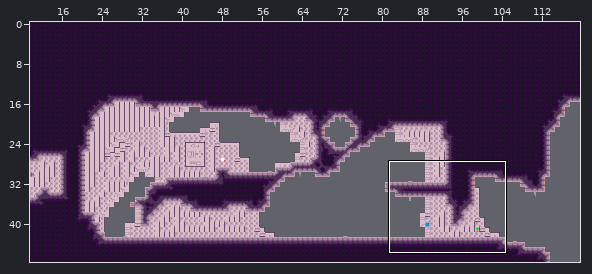
One commit to this Tiled map (JSON): assets/world/room/intro2.json. Above, an overview of the earlier version with the close-up marked.
Close-up. As it was:
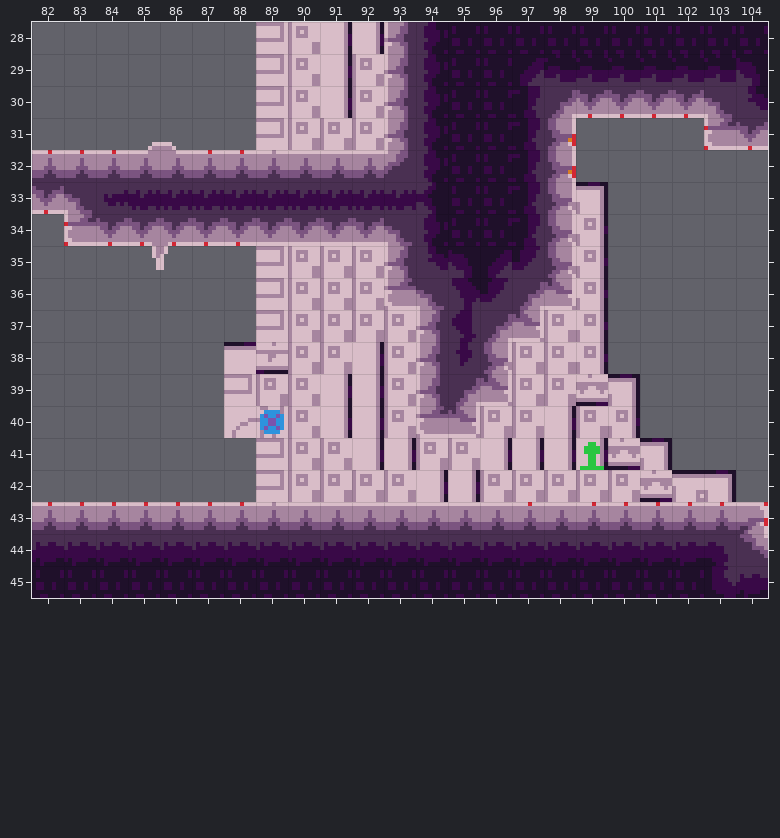
Cells are 8x8 px. Shown: x 82..104, y 28..45. The commit also changed other parts of the map, which this record leaves out.
Now the later version:
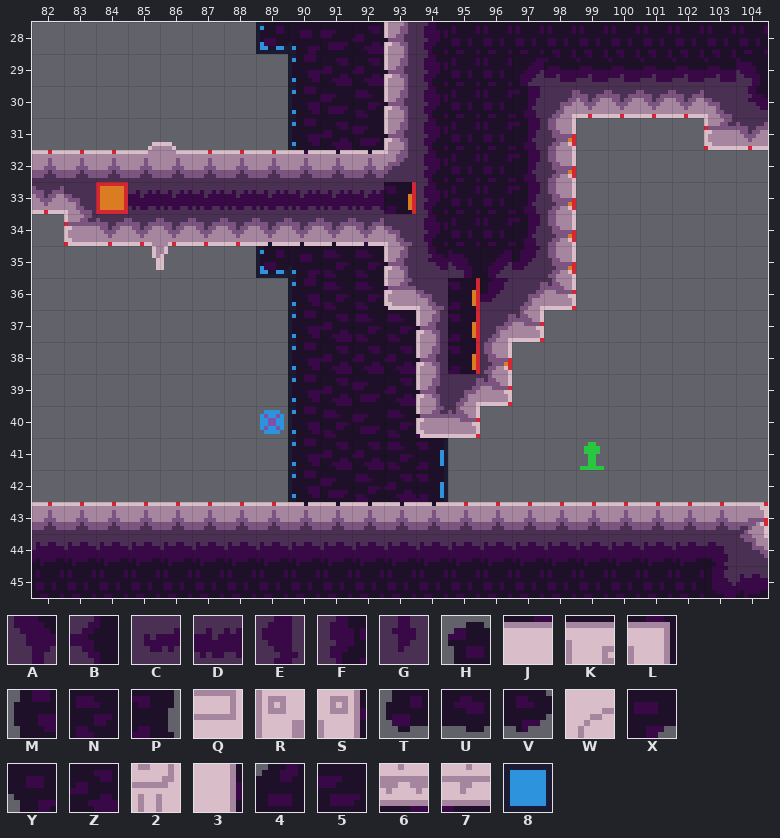
Key: from "stone": A 9, B 36, C 45, D 47, E 59, F 62, G 72; from "stone_bg_decal": H 0, J 4, K 5, L 6, M 13, N 14, P 15, Q 17, R 18, S 19, T 26, U 27, V 28, W 30, X 39, Y 40, Z 41, 2 44, 3 45, 4 53, 5 54, 6 56, 7 57; from "tools": 8 20.
_ is an empty cell.
Tiles of an added or newly shown layer are drawn over the layers below it.
Diff:
Layer "bg_draft" (added):
y 28: x 89..90 __ -> 88
y 29..31: x 90 _ -> 8
y 35: x 89..90 __ -> 88
y 36..40: x 90 _ -> 8
y 41..42: x 90 _ -> 8; x 94 _ -> 8
Layer "bg":
y 28: x 89..93 QR33R -> TY5ZP
y 29: x 89..93 QR3RR -> _MZZP
y 30: x 89..93 QR3RR -> _M5NP
y 31: x 89..93 QRRRR -> _MZ5P
y 32: x 89..92 QRRR -> _MN5
y 33: x 93 _ -> P; x 98..99 RL -> __
y 34: x 89..92 QRRR -> H45N; x 98..99 RS -> __
y 35: x 89..93 QRRRR -> TYNN5; x 98..99 RS -> __
y 36: x 89..93 QRRRR -> _MNN5; x 95 _ -> P; x 98..99 RS -> __
y 37: x 89..95 QRRRRR_ -> _MZNN5P; x 97..99 RRS -> ___
y 38: x 88..99 J7RR3RR_RRRS -> __MZZZ5P____
y 39: x 88..94 QRR33RR -> __MZ5ZX; x 96..100 RRR6L -> _____
y 40: x 88..100 W2R33RRRRR3RS -> __MN5NP______
y 41: x 89..101 QRR33RR33336L -> _MZZNP_______
y 42: x 89..103 QRRRR33RRRRR6KL -> _M5NZP_________
y 43: x 89..96 QRRRRRRR -> H4XUUV__; x 98 R -> _
Layer "map":
y 33: x 84 C -> _; x 93..94 DB -> _F
y 36: x 95 A -> _
y 37: x 95 E -> _
y 38: x 95 G -> _
Changed places in both close-ups, as pixel boxes (x1, y1, x2, y2):
changed: (224, 22, 736, 506)
removed: (96, 182, 128, 214)
